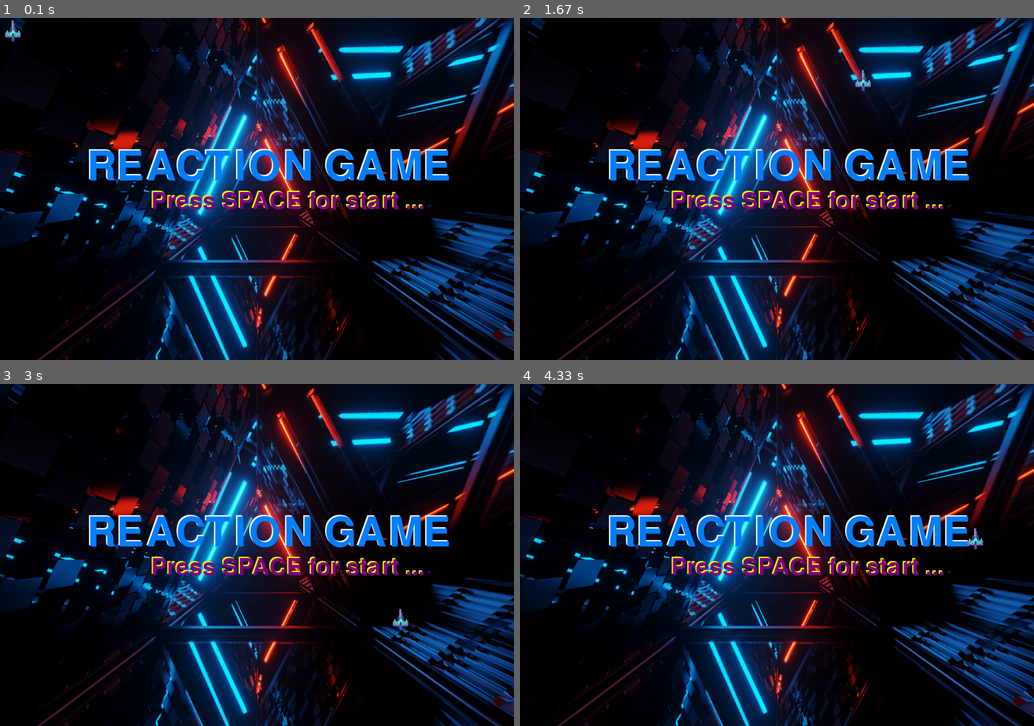
Above: before the commit, frames 1-4 (two rows, left to right).
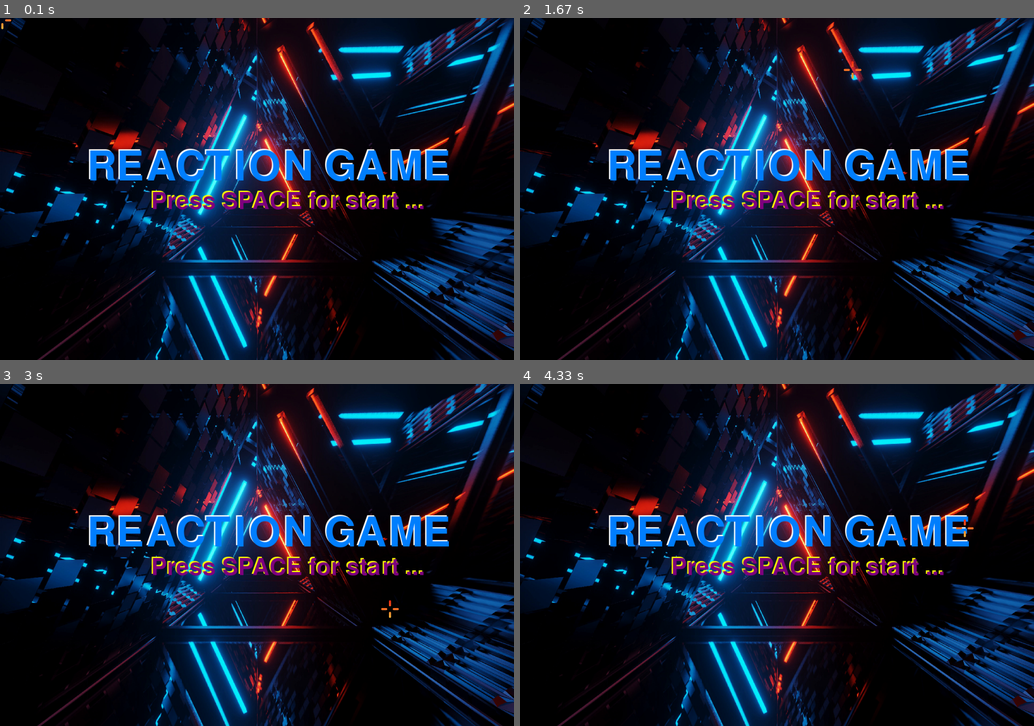
Above: after the commit, the same moments.

Repository: Thomasrr29/pygame_project
Game: pygame game, started from main.py
The game is run twice, just before and just after one commit, with the same random seed, the same clock (stepped at 60 frames per second) and the same inputs.
Inputs (mouse positions are in pixels of both pictures, inside the frame that each line leads up to):
- Up to frame 1 (0.1 s): no input
- Up to frame 2 (1.67 s): move the mouse to (756, 202) at 0.37 s; move the mouse to (653, 192) at 0.87 s; move the mouse to (854, 69) at 1.37 s
- Up to frame 3 (3 s): move the mouse to (267, 438) at 1.87 s; move the mouse to (262, 589) at 2.43 s; move the mouse to (390, 609) at 2.93 s
- Up to frame 4 (4.33 s): move the mouse to (910, 524) at 3.43 s; move the mouse to (962, 527) at 3.93 s

The runs differ from the first frame. In frame 1, 0.1% of the frame differs, in the area x 0-4%, y 0-7%; in frame 2, 0.1%; in frame 3, 0.1%; in frame 4, 0.1%, in the area x 84-91%, y 39-49%.

Commit message:
Last corrections in the cursor position

Diff:
--- a/autoreload.py
+++ /dev/null
@@ -1,28 +0,0 @@
-import os
-import sys
-import time
-from watchdog.observers import Observer
-from watchdog.events import FileSystemEventHandler
-
-class ReloadHandler(FileSystemEventHandler):
-    def __init__(self, script):
-        self.script = script
-
-    def on_modified(self, event):
-        if event.src_path.endswith('.py'):
-            print(f'{event.src_path} has been modified. Reloading...')
-            os.system(f'python {self.script}')
-
-if __name__ == "__main__":
-    script = 'main.py'
-    event_handler = ReloadHandler(script)
-    observer = Observer()
-    observer.schedule(event_handler, path='.', recursive=False)
-    observer.start()
-
-    try:
-        while True:
-            time.sleep(1)
-    except KeyboardInterrupt:
-        observer.stop()
-    observer.join()
--- a/game.py
+++ b/game.py
@@ -12,7 +12,7 @@
     def __init__(self):
 
         pygame.mouse.set_visible(False)
-        self.custom_cursor = pygame.image.load('assets/rocket.png')
+        self.custom_cursor = pygame.image.load('assets/aim.png')
         self.custom_cursor = pygame.transform.scale(self.custom_cursor, (50, 50))
         self.game_state = 'MENU'
 
@@ -94,7 +94,7 @@
 
                 self.game_state = 'PLAYING'
                 self.trees_num = 3
-                self.cross_num = 4
+                self.monster_num = 4
                 self.stars_num = 2
                 self.heart_num = 1
                 self.points = 0
@@ -152,7 +152,6 @@
         self.screen.blit(score_text, (150, 20))
         self.screen.blit(lives_text, (320, 20))
 
-
     def draw_titles(self, text, font_size, position, color_font, color_shadow):
 
         font = pygame.font.Font(None, font_size)
@@ -205,7 +204,7 @@
                 self.max_objects += 4
 
             if(self.level_game > 6):
-                self.cross_num += 3
+                self.monster_num += 3
 
             if(self.level_game > 8):
                 self.heart_num += 1
@@ -241,13 +240,12 @@
 
             elif(self.game_state == 'GAME OVER'):
 
-
                 self.draw_background_image('assets/1280x720_game-over-4k.jpg')
                 self.draw_titles('Press R to restart ...', 40, (self.width // 2 - 50, 500), (255, 255, 255), (128, 0, 128))
 
 
             mouse_x, mouse_y = pygame.mouse.get_pos()
-            self.screen.blit(self.custom_cursor, (mouse_x, mouse_y))
+            self.screen.blit(self.custom_cursor, (mouse_x - self.custom_cursor.get_width() // 2, mouse_y - self.custom_cursor.get_width() // 2))
 
             pygame.display.flip()
             pygame.time.Clock().tick(60)
--- a/objects.py
+++ b/objects.py
@@ -18,8 +18,8 @@
         return self.rect.collidepoint(mouse_position)
 
     def updatePosition(self, width, height):
-        self.rect.x = random.randint(0, width)
-        self.rect.y = random.randint(0, height)
+        self.rect.x = random.randint(0, width - self.rect.width)
+        self.rect.y = random.randint(0, height - self.rect.height)
 
 class Tree(GameObject):
 
Empty file removed: screens.py
